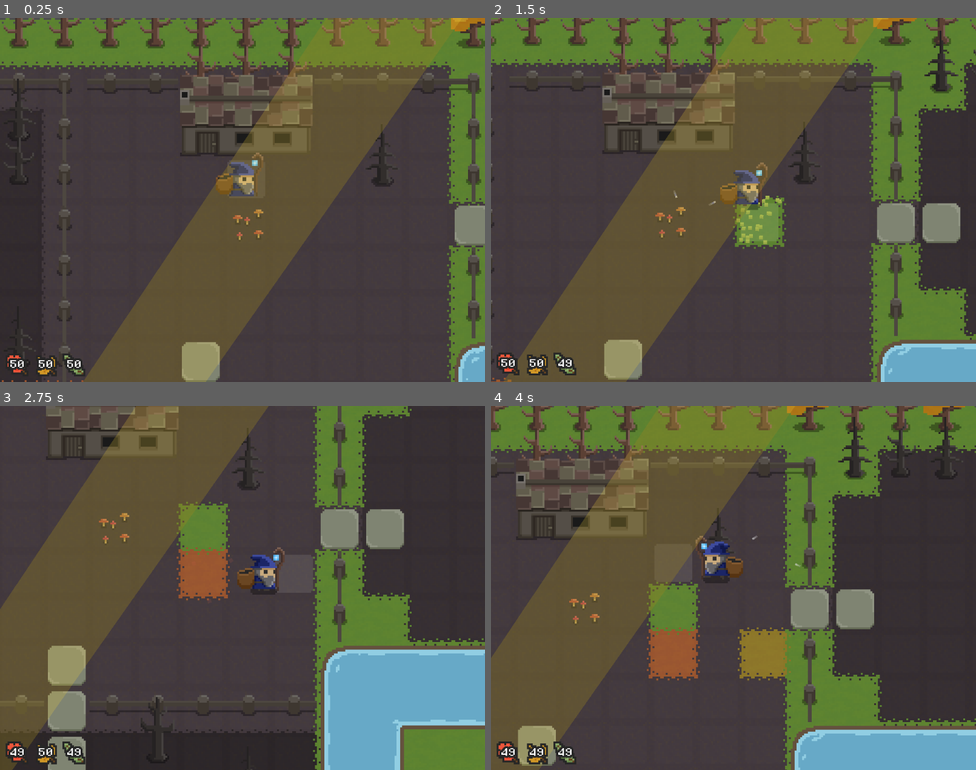
Above: before the commit, frames 1-4 (two rows, left to right).
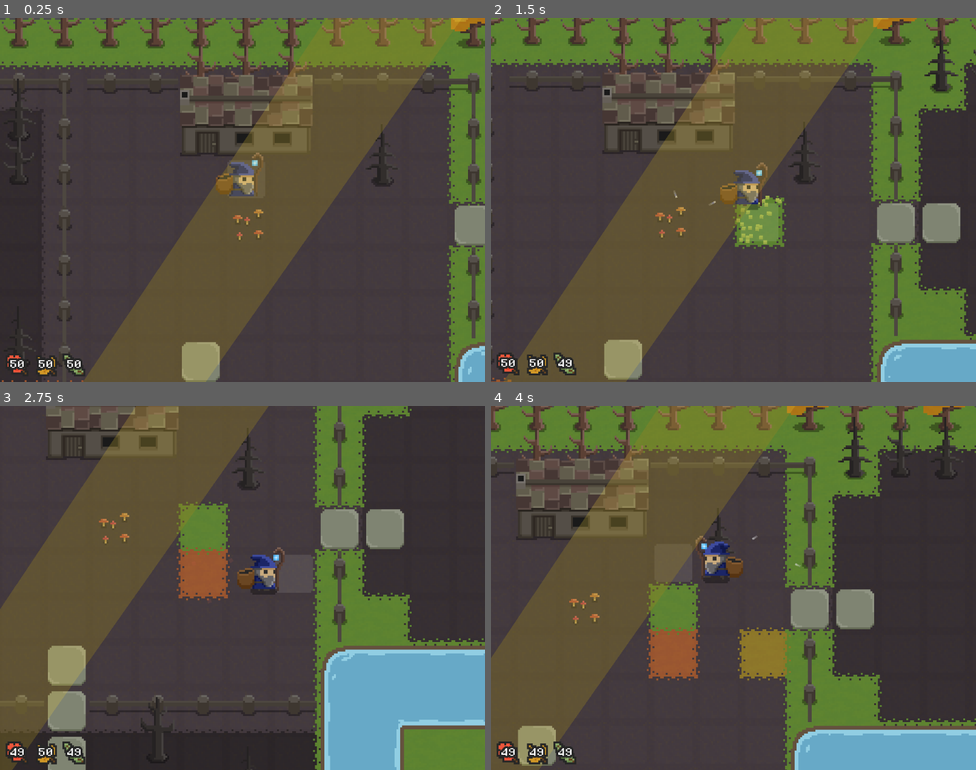
Above: after the commit, the same moments.

Repository: Pro1d/EchoesOfAmber
Game: Godot game, scene res://scenes/world.tscn
Same seed, same stepped clock (60 frames per second), same inputs: the game is played once before the commit and once after it.
Inputs:
- Up to frame 1 (0.25 s): no input
- Up to frame 2 (1.5 s): hold D (move_right) 0.53-1.28 s; tap E (attract_leaves) at 0.6 s; hold S (move_down) from 1.28 s (still down); tap 3 (put_green) at 1.35 s
- Up to frame 3 (2.75 s): release S (move_down) at 2.03 s; hold D (move_right) from 2.03 s (still down); tap 1 (put_red) at 2.1 s
- Up to frame 4 (4 s): release D (move_right) at 2.78 s; hold W (move_up) 2.78-3.53 s; tap 2 (put_yellow) at 2.85 s; hold A (move_left) from 3.53 s (still down); tap E (attract_leaves) at 3.6 s

The runs differ from the first frame. In frame 1, less than 0.1% of the frame differs, in the area x 96-100%, y 91-100%; in frame 2, less than 0.1%; in frame 3, 0.2%, in the area x 67-100%, y 68-100%; in frame 4, 0.1%.

Commit message:
Fix tree building with no falling leaves

Diff:
--- a/scripts/area_manager.gd
+++ b/scripts/area_manager.gd
@@ -110,7 +110,6 @@
 		return
 
 	center_tile.build_tree(center_tile.get_color_type())
-	Config.root_2d.add_spawner(tile, center_tile.get_color_type())
 
 	for x_offset in range(-1, 2):
 		for y_offset in range(-1, 2):
--- a/scripts/pileable_tile.gd
+++ b/scripts/pileable_tile.gd
@@ -125,6 +125,14 @@
 		Leave.LeaveType.YELLOW: return BuildingType.YellowTree
 		_: return BuildingType.RedTree
 
+func _get_leave_type(tree_type: BuildingType) -> Leave.LeaveType:
+	match tree_type:
+		BuildingType.RedTree: return Leave.LeaveType.RED
+		BuildingType.GreenTree: return Leave.LeaveType.GREEN
+		BuildingType.YellowTree: return Leave.LeaveType.YELLOW
+		_: return Leave.LeaveType.RED
+
+
 func spread_leaves(leave_type: Leave.LeaveType) -> void:
 	if can_spawn_leave():
 		if is_colored:
@@ -167,3 +175,6 @@
 	var coords : Vector2i = buildings_map[building_type]
 	var tilemap: TileMapLayer = Config.root_2d
 	tilemap.set_cell(tilemap_cell, 0, coords)
+
+	if building_type in [BuildingType.RedTree, BuildingType.GreenTree, BuildingType.YellowTree]:
+		Config.root_2d.add_spawner(tilemap_cell, _get_leave_type(building_type))
